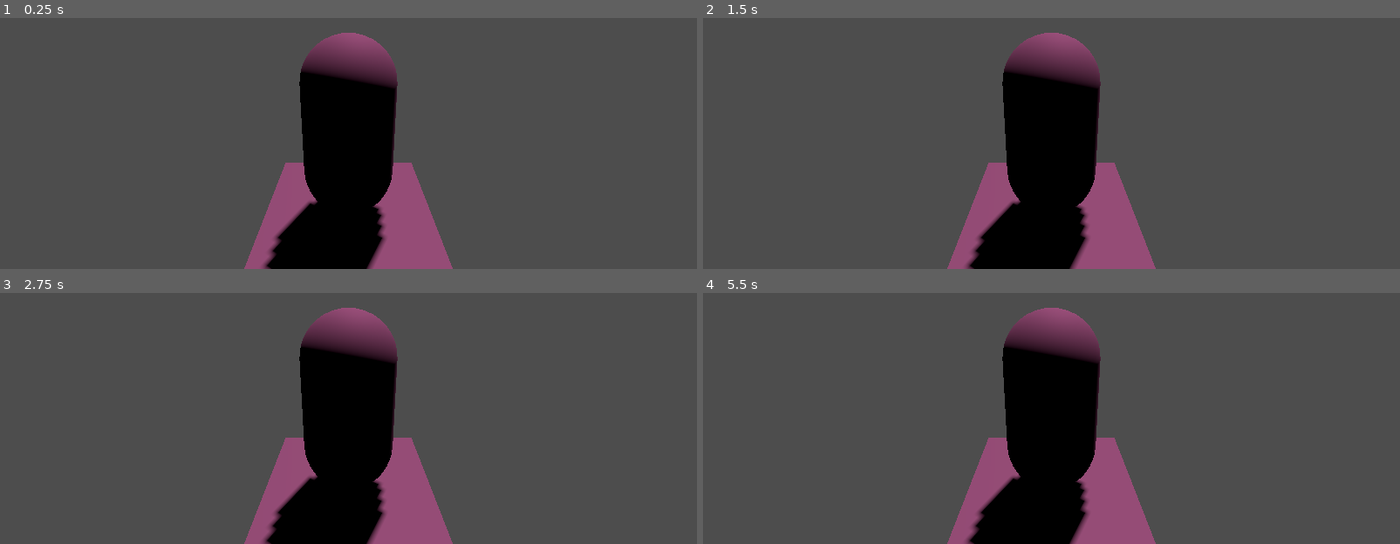
Above: before the commit, frames 1-4 (two rows, left to right).
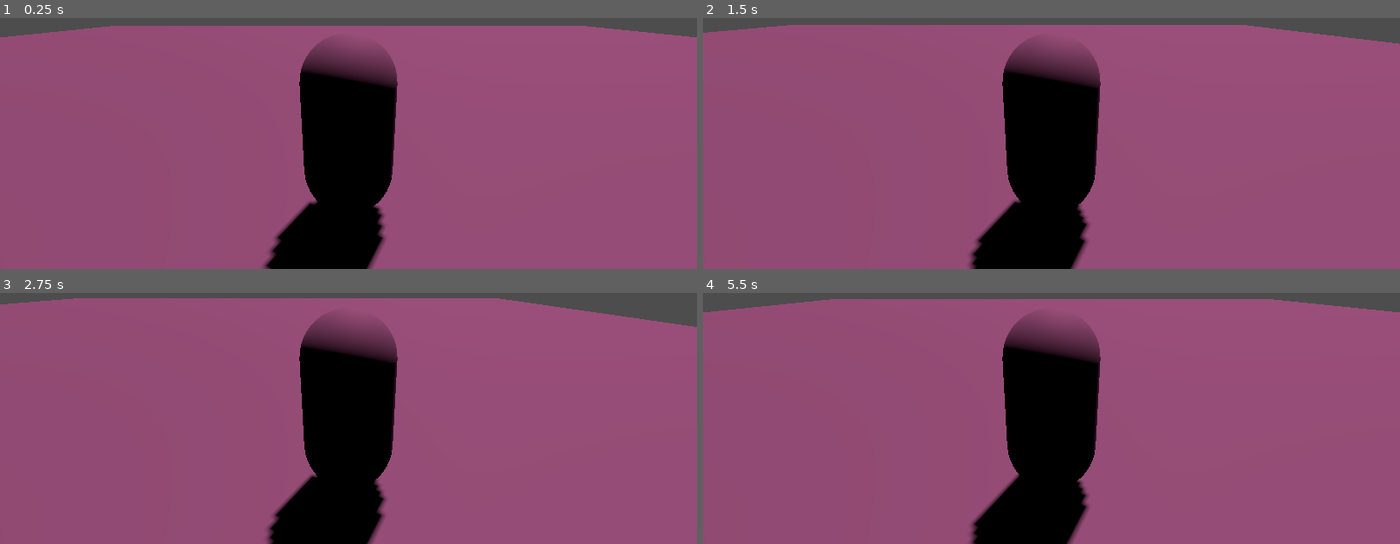
Above: after the commit, the same moments.

Repository: Alex29B/GAMEJAM-2025-ILLUSION-Doro-run-
Game: Godot game, scene res://world.tscn
Two runs of this game, one before a commit and one after it. Both use one fixed random seed, a clock stepped at 60 frames per second and the inputs below. Before the commit the project has no main scene; this scene is started directly in both runs.
Inputs:
- Up to frame 1 (0.25 s): no input
- Up to frame 2 (1.5 s): tap Enter at 0.5 s; hold Right (ui_right) 0.53-1.28 s; hold Down (ui_down) from 1.28 s (still down)
- Up to frame 3 (2.75 s): release Down (ui_down) at 2.03 s; hold Right (ui_right) from 2.03 s (still down)
- Up to frame 4 (5.5 s): release Right (ui_right) at 2.78 s; hold Up (ui_up) 2.78-3.53 s; hold Left (ui_left) 3.53-5.03 s; hold Down (ui_down) from 5.03 s (still down)

The runs differ from the first frame. In frame 1, 79% of the frame differs, in the area x 0-100%, y 3-100%; in frame 2, 80%; in frame 3, 80%; in frame 4, 80%, in the area x 0-100%, y 2-100%.

Commit message:
[ADD] player script

Diff:
--- /dev/null
+++ b/doro-run/player.gd
@@ -0,0 +1,17 @@
+extends CharacterBody3D
+
+const SPEED = 5.0
+
+func _physics_process(delta: float) -> void:
+	# Get the input direction and handle the movement/deceleration.
+	# As good practice, you should replace UI actions with custom gameplay actions.
+	var input_dir := Input.get_vector("ui_left", "ui_right", "ui_up", "ui_down")
+	var direction := (transform.basis * Vector3(input_dir.x, 0, input_dir.y)).normalized()
+	if direction:
+		velocity.x = direction.x * SPEED
+		velocity.z = direction.z * SPEED
+	else:
+		velocity.x = move_toward(velocity.x, 0, SPEED)
+		velocity.z = move_toward(velocity.z, 0, SPEED)
+
+	move_and_slide()
--- a/doro-run/project.godot
+++ b/doro-run/project.godot
@@ -11,5 +11,6 @@
 [application]
 
 config/name="Doro Run"
+run/main_scene="res://world.tscn"
 config/features=PackedStringArray("4.3", "Forward Plus")
 config/icon="res://icon.svg"
--- a/doro-run/world.tscn
+++ b/doro-run/world.tscn
@@ -1,10 +1,13 @@
-[gd_scene load_steps=4 format=3 uid="uid://bctb25teotmwf"]
+[gd_scene load_steps=5 format=3 uid="uid://bctb25teotmwf"]
+
+[ext_resource type="Script" path="res://player.gd" id="1_nheda"]
 
 [sub_resource type="CapsuleShape3D" id="CapsuleShape3D_uonb8"]
 
 [sub_resource type="CapsuleMesh" id="CapsuleMesh_gx2bm"]
 
 [sub_resource type="PlaneMesh" id="PlaneMesh_l4jga"]
+size = Vector2(50, 50)
 
 [node name="world" type="Node3D"]
 
@@ -13,16 +16,17 @@
 light_color = Color(1, 0.529412, 0.8, 1)
 shadow_enabled = true
 
-[node name="CharacterBody3D" type="CharacterBody3D" parent="."]
+[node name="Player" type="CharacterBody3D" parent="."]
 transform = Transform3D(1, 0, 0, 0, 1, 0, 0, 0, 1, 0, 1.16892, 0)
+script = ExtResource("1_nheda")
 
-[node name="CollisionShape3D" type="CollisionShape3D" parent="CharacterBody3D"]
+[node name="CollisionShape3D" type="CollisionShape3D" parent="Player"]
 shape = SubResource("CapsuleShape3D_uonb8")
 
-[node name="MeshInstance3D" type="MeshInstance3D" parent="CharacterBody3D"]
+[node name="MeshInstance3D" type="MeshInstance3D" parent="Player"]
 mesh = SubResource("CapsuleMesh_gx2bm")
 
-[node name="Camera3D" type="Camera3D" parent="CharacterBody3D"]
+[node name="Camera3D" type="Camera3D" parent="Player"]
 transform = Transform3D(1, 0, 0, 0, 0.962857, 0.270012, 0, -0.270012, 0.962857, 0, 1.29676, 2.52954)
 
 [node name="MeshInstance3D" type="MeshInstance3D" parent="."]
